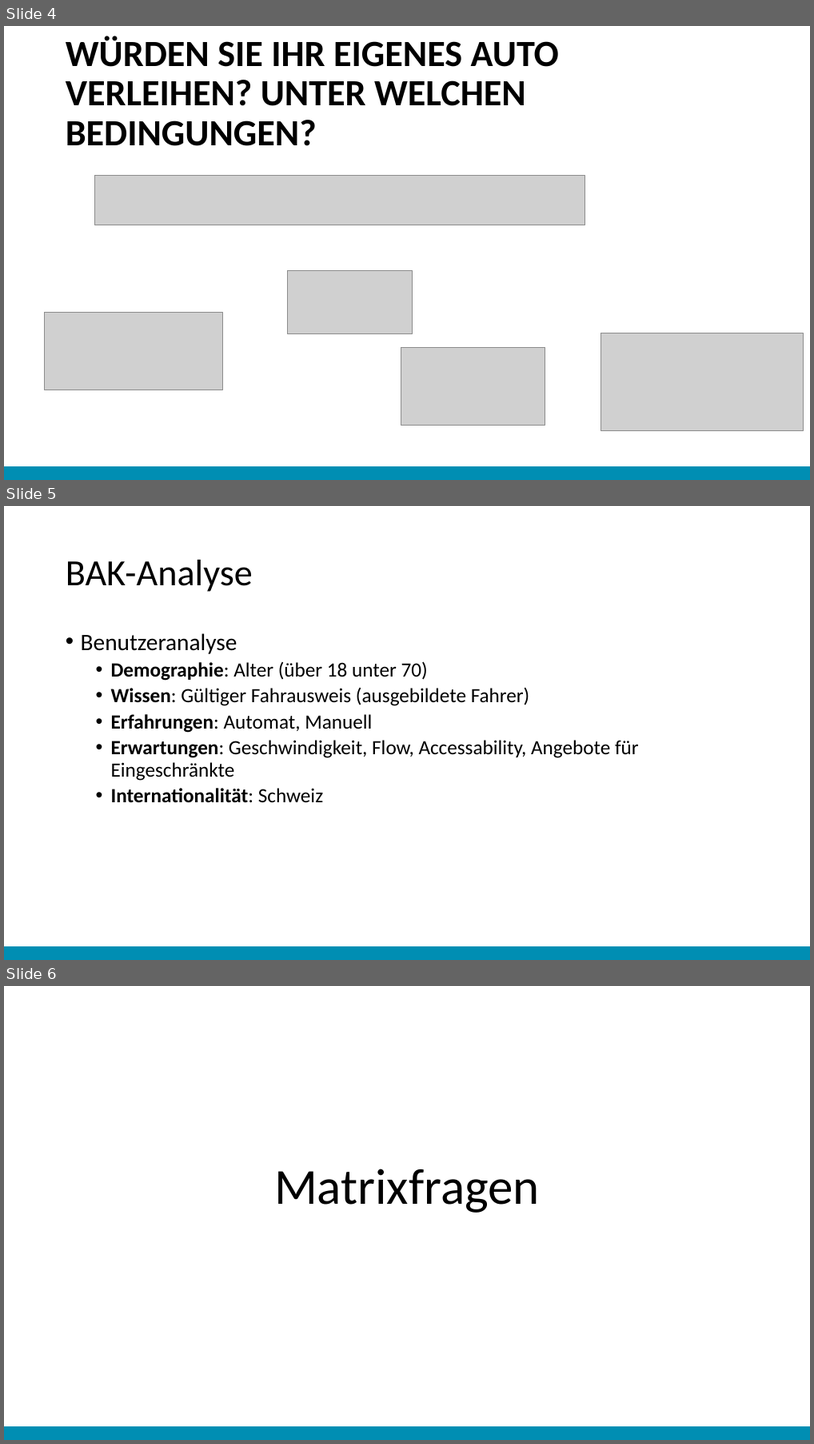
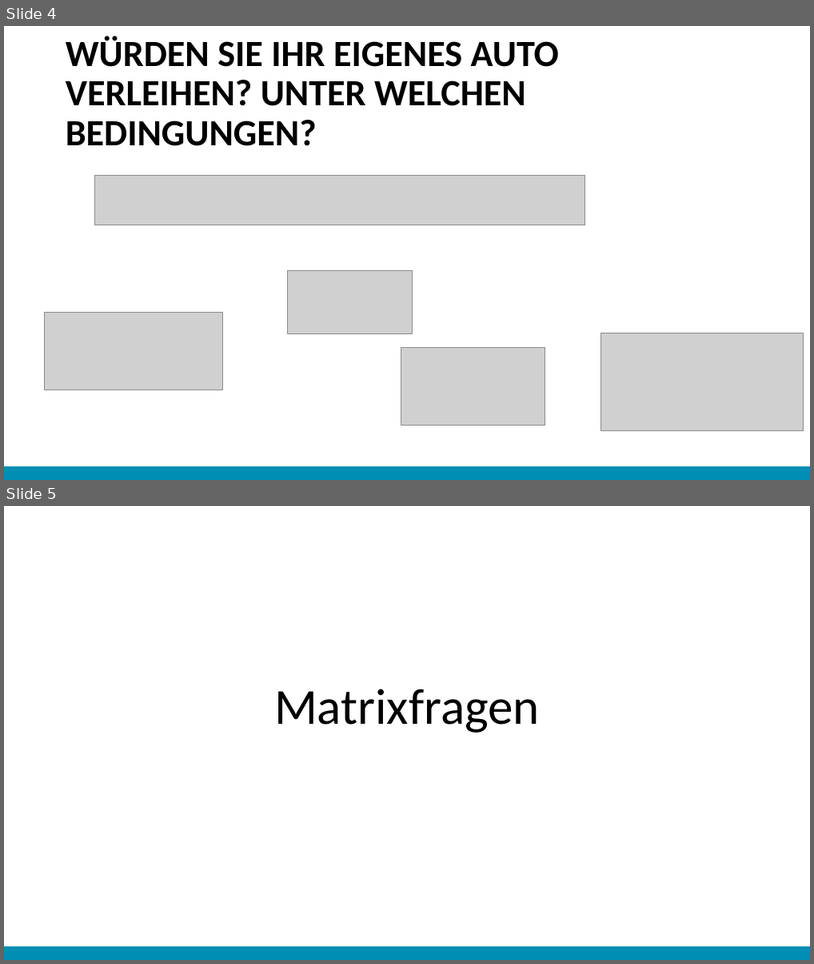
Before and after one commit to christopherchristensen/summaries, a slide deck: usab/2_Präsentation.pptx. Shown one above the other, each under a label of ours: slides 4, 5 and 6 before the commit, slides 4 and 5 after it. The pictures are 814x1444 and 814x964 pixels, drawn with LibreOffice and Linux fonts; fonts in the diff are those of the drawing; grey boxes stand for pictures. Boxes give left, top, right and bottom in pixels: in the first picture for what was removed or moved away, otherwise in the second. Text is boxed around its words. In the diff, an @@ line names an element or a change of style, - is before the commit and + after.

```diff
--- a/usab/2_Präsentation.pptx
+++ b/usab/2_Präsentation.pptx
@@ slide 5 removed at (4, 506, 810, 960), background #FFFFFF @@
@@ title removed at (66, 560, 253, 592) @@
-BAK-Analyse
@@ text removed at (81, 633, 639, 803) @@
-• Benutzeranalyse
-  • Demographie: Alter (über 18 unter 70)
-  • Wissen: Gültiger Fahrausweis (ausgebildete Fahrer)
-  • Erfahrungen: Automat, Manuell
-  • Erwartungen: Geschwindigkeit, Flow, Accessability, Angebote für Eingeschränkte
-  • Internationalität: Schweiz
@@ rectangle removed at (4, 947, 810, 960) @@
@@ what was slide 6 is now slide 5 @@
```
Also in this commit, not shown: 3 slides added, 3 other slides removed, 1 other file.
